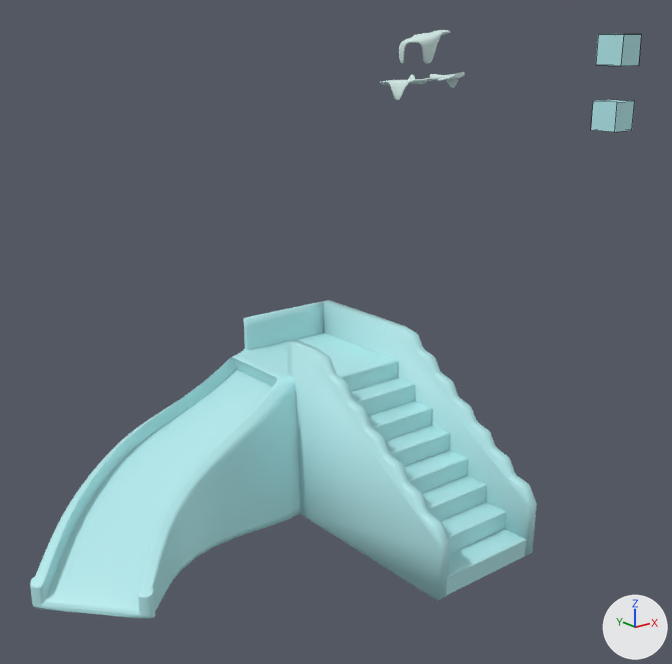
Before and after pictures for a commit that changed the Blender file blender/floe/objects/mountain/mountain.blend.
Before and after are seen from a camera (50 mm lens) standing at (-10.54, -14.29, 8.82) and looking at (-0.79, -2.11, 3.95). Every picture has the same lights, and +X, +Y and +Z are marked at lower right. Mesh edges are drawn as thin lines on the coarser meshes.

Objects in the first picture: 'Cube', 'Cube.001', 'Mountain', 'Mountain.stairs', 'Mountain.stairs.inner', 'snow hat snow'.
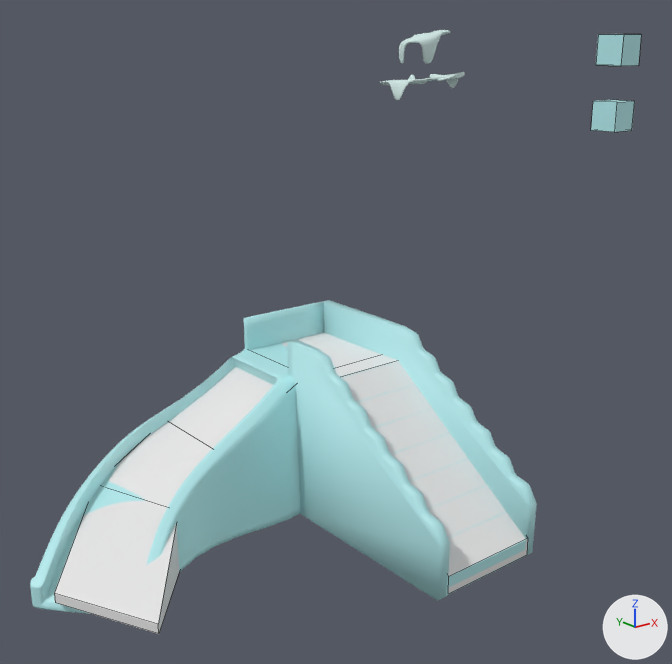
Where the change shows, as pixel boxes (x1, y1, x2, y2) in the pictures (672 x 664 px):
'hide mountain', added: after (54, 333, 528, 634)

Patch to the scene script:
```diff
--- a/blender/floe/objects/mountain/mountain.blend.py
+++ b/blender/floe/objects/mountain/mountain.blend.py
@@ mat_hide_mountain @@
+mat_hide_mountain = diffuse_material('hide mountain')
+mat_hide_mountain.base_color = (0.8, 0.8, 0.8)  # white #e7e7e7
@@ me_cube_002 @@
+me_cube_002.from_pydata(...)  # 28 vertices, 26 faces; spans x -6.37..1.0, y -0.98..4.94, z -1.0..1.8
+me_cube_002.materials.append(mat_hide_mountain)  # white #e7e7e7
@@ ob_hide_mountain @@
+ob_hide_mountain = bpy.data.objects.new('hide mountain', me_cube_002)
+ob_hide_mountain.location = (0.44, -3.85, 0.97)
```
